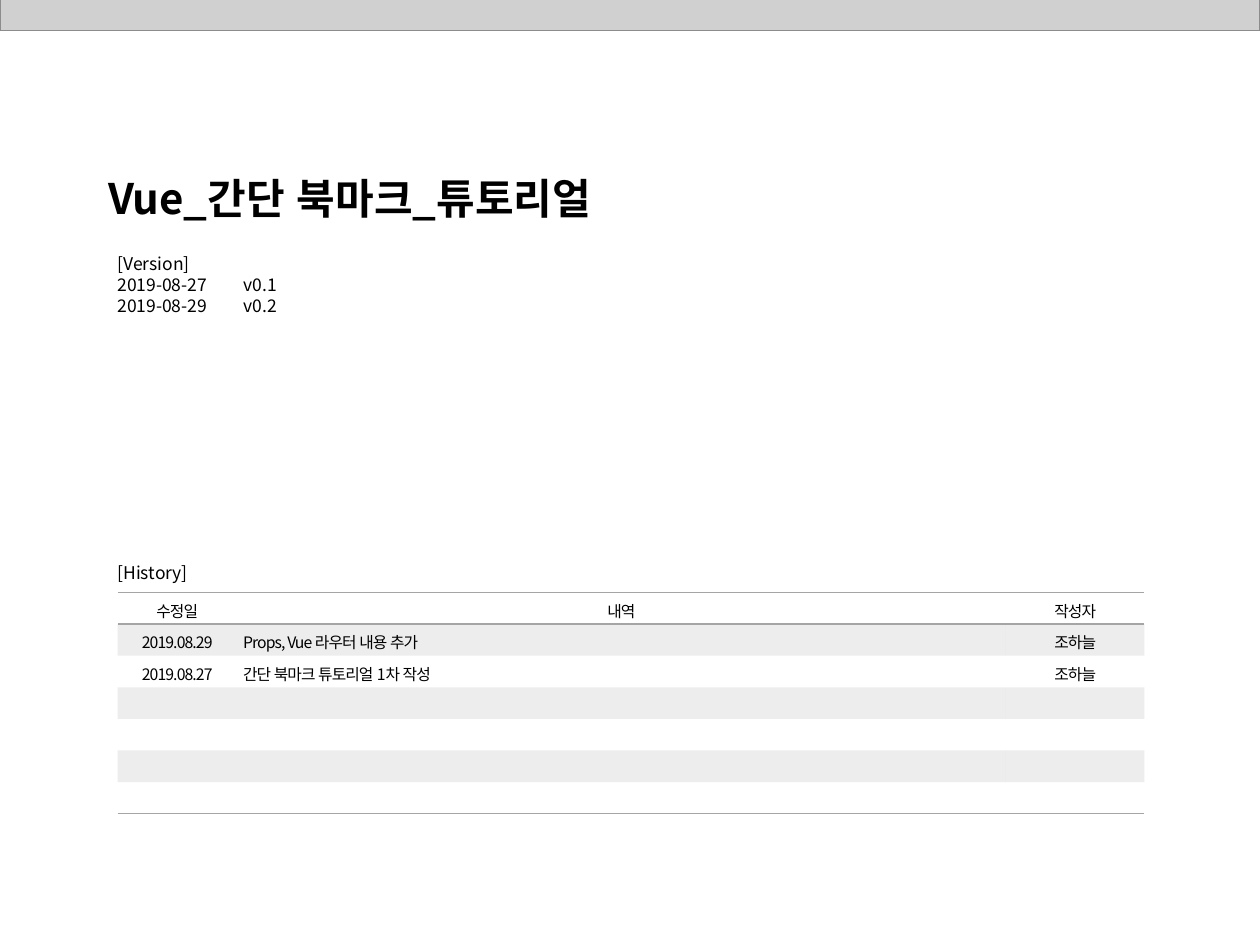
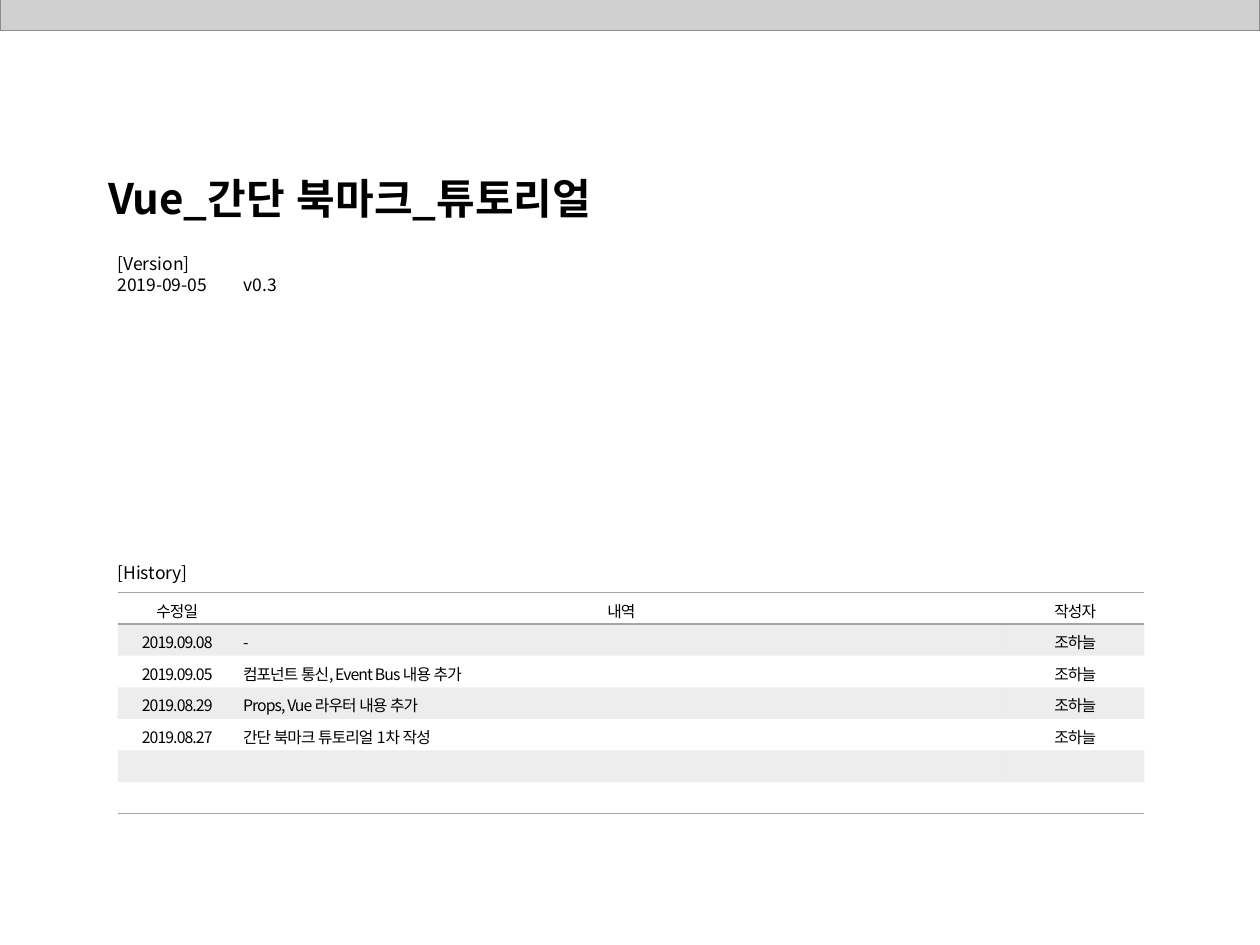
Before and after one commit to ddowon/vueStudy, a slide deck: slide 1 of 01.참고자료/190827_간단 북마크 만들기.pptx. Drawn at 1260x945 pixels with LibreOffice and Linux fonts; fonts in the diff are those of the drawing; grey boxes stand for pictures; background and template pictures are left out. Boxes give left, top, right and bottom in pixels: in the first picture for what was removed or moved away, otherwise in the second. Text is boxed around its words. In the diff, an @@ line names an element or a change of style, - is before the commit and + after.

```diff
--- a/01.참고자료/190827_간단 북마크 만들기.pptx
+++ b/01.참고자료/190827_간단 북마크 만들기.pptx
@@ text at (118, 278, 277, 292): text changed @@
-2019-08-27 v0.1
-2019-08-29 v0.2
+2019-09-05 v0.3
@@ table at (117, 592, 1144, 813) @@
+row 2: 2019.09.08 | - | 조하늘
+row 3: 2019.09.05 | 컴포넌트 통신, Event Bus 내용 추가 | 조하늘
-row 6:  |  | 
-row 7:  |  | 
```
Also in this commit, not shown: 1 other slide changed, 19 slides added.
